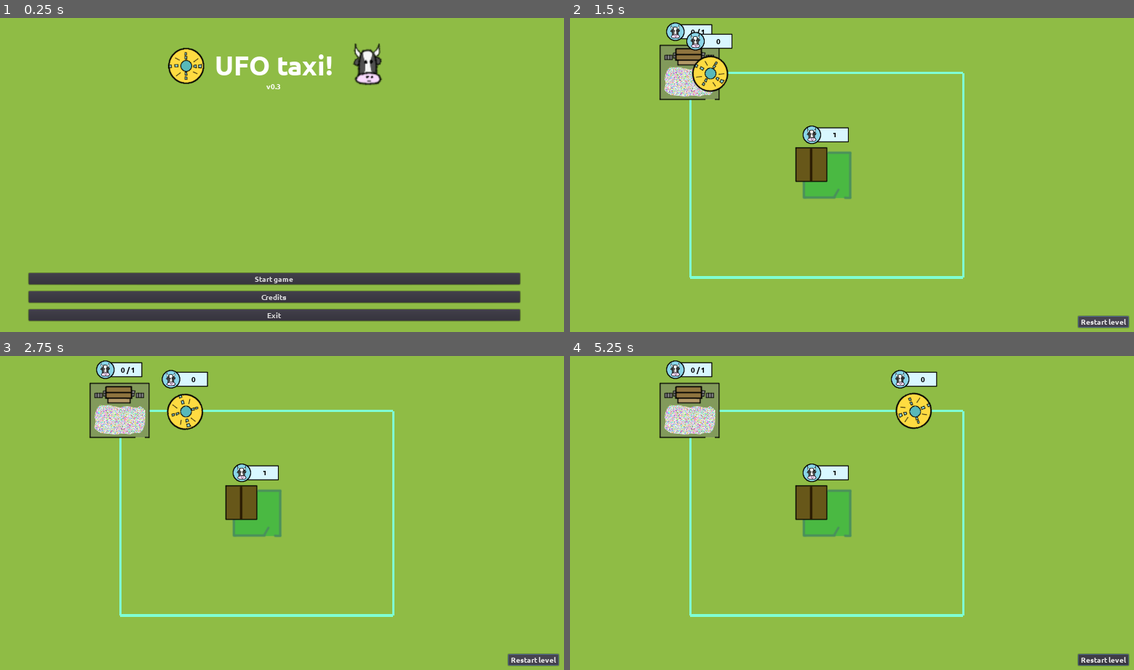
Above: before the commit, frames 1-4 (two rows, left to right).
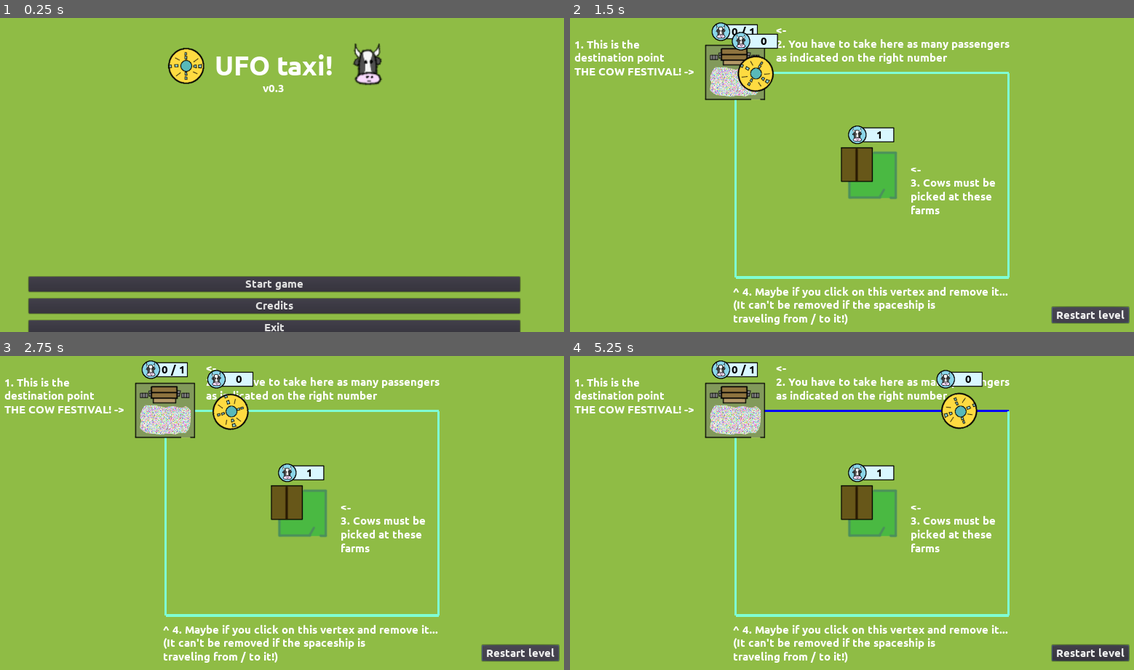
Above: after the commit, the same moments.

Repository: moisesjbc/ufo-taxi
Game: Godot game, scene res://menus/main_menu/main_menu.tscn
Two runs of this game, one before a commit and one after it. Both use one fixed random seed, a clock stepped at 60 frames per second and the inputs below.
Inputs (mouse positions are in pixels of both pictures, inside the frame that each line leads up to):
- Up to frame 1 (0.25 s): no input
- Up to frame 2 (1.5 s): click "Start game" at 0.5 s; click "Restart level" at 1.25 s
- Up to frame 3 (2.75 s): click "Restart level" at 2 s
- Up to frame 4 (5.25 s): click "Restart level" at 2.75 s; move the mouse to (970, 491) at 3.52 s; click (970, 491) at 3.67 s; move the mouse to (727, 522) at 4.27 s; click (727, 522) at 4.42 s; move the mouse to (902, 434) at 5.02 s; click (902, 434) at 5.17 s

The runs differ from the first frame. In frame 1, 13% of the frame differs, in the area x 4-93%, y 21-100%; in frame 2, 13%; in frame 3, 14%; in frame 4, 15%, in the area x 0-100%, y 1-99%.

Commit message:
Added texts to JSON and adjusted coordinates

Diff:
--- a/godot-project/fonts/ubuntu_dynamicfont.tres
+++ b/godot-project/fonts/ubuntu_dynamicfont.tres
@@ -3,4 +3,5 @@
 [ext_resource path="res://fonts/Ubuntu-B.ttf" type="DynamicFontData" id=1]
 
 [resource]
+size = 24
 font_data = ExtResource( 1 )
--- a/godot-project/gameplay/main/level.gd
+++ b/godot-project/gameplay/main/level.gd
@@ -38,6 +38,12 @@
 	self.level_index = level_index
 
 
+	for child in get_children():
+		child.queue_free()
+
+	self._set_texts_from_json(dict['texts'])
+
+
 func _read_vector2_list_from_json(json_list):
 	"""
 	Reads a list of tuples from the given JSON list and returns an array
@@ -51,6 +57,15 @@
 	return res
 
 
+func _set_texts_from_json(json_texts):
+	for json_text in json_texts:
+		var label = Label.new()
+		label.set_global_position(Vector2(json_text['position'][0], json_text['position'][1]))
+		label.set_size(Vector2(json_text['size'][0], json_text['size'][1]))
+		label.text = json_text['text']
+		add_child(label)
+
+
 func _get_level_filepath(campaign_index: int, level_index: int):
 	return "res://levels/campaign/campaign_" + str(campaign_index) + "/" + str(level_index) + ".json";
 
--- a/godot-project/gameplay/main/main.tscn
+++ b/godot-project/gameplay/main/main.tscn
@@ -43,10 +43,10 @@
 
 [node name="1" type="RichTextLabel" parent="levels/0"]
 visible = false
-margin_left = 45.0
-margin_top = 95.0
-margin_right = 289.0
-margin_bottom = 177.0
+margin_left = 47.0
+margin_top = 73.0
+margin_right = 357.0
+margin_bottom = 171.0
 text = "1. This is the
 destination point
 THE COW FESTIVAL! ->"
@@ -56,10 +56,10 @@
 
 [node name="2" type="RichTextLabel" parent="levels/0"]
 visible = false
-margin_left = 385.0
-margin_top = 46.0
-margin_right = 628.0
-margin_bottom = 167.0
+margin_left = 490.0
+margin_top = 42.0
+margin_right = 1025.0
+margin_bottom = 150.0
 bbcode_text = "<-
 2. You have to take here as many passengers as indicated on the right number"
 text = "<-
@@ -70,24 +70,25 @@
 
 [node name="3" type="RichTextLabel" parent="levels/0"]
 visible = false
-margin_left = 688.0
-margin_top = 346.0
-margin_right = 961.0
-margin_bottom = 522.0
+margin_left = 785.0
+margin_top = 348.0
+margin_right = 1108.0
+margin_bottom = 480.0
 text = "<-
 3. Cows must be
-picked at these farms"
+picked at these
+farms"
 __meta__ = {
 "_edit_use_anchors_": false
 }
 
 [node name="4" type="RichTextLabel" parent="levels/0"]
 visible = false
-margin_left = 499.941
-margin_top = 623.059
-margin_right = 927.941
-margin_bottom = 718.059
-text = "4. Maybe if you click on this vertex and remove it... ^
+margin_left = 395.0
+margin_top = 617.0
+margin_right = 1113.0
+margin_bottom = 725.0
+text = "^ 4. Maybe if you click on this vertex and remove it...
 (It can't be removed if the spaceship is
 traveling from / to it!)"
 __meta__ = {
@@ -190,10 +191,10 @@
 anchor_top = 1.0
 anchor_right = 1.0
 anchor_bottom = 1.0
-margin_left = -126.487
-margin_top = -35.4597
-margin_right = -34.4871
-margin_bottom = -15.4597
+margin_left = -184.021
+margin_top = -55.4899
+margin_right = -14.021
+margin_bottom = -20.4899
 text = "Restart level"
 __meta__ = {
 "_edit_use_anchors_": false
--- a/godot-project/levels/campaign/campaign_0/0.json
+++ b/godot-project/levels/campaign/campaign_0/0.json
@@ -1,14 +1,41 @@
 {
     "version": "0.3",
     "railtrack_nodes": [
-        [300, 150],
-	    [900, 150],
-	    [900, 600],
-	    [300, 600]
+        [400, 150],
+	    [1000, 150],
+	    [1000, 600],
+	    [400, 600]
     ],
     "pickup_area_positions": [
-        [600, 375]
+        [700, 375]
     ],
     "n_remaining_actions": null,
-    "area_51_positions": []
+    "area_51_positions": [],
+    "texts": [
+        {
+            "position": [47, 73],
+            "size": [310, 98],
+            "text": "1. This is the \ndestination point \nTHE COW FESTIVAL! ->"
+        },
+        {
+            "position": [490, 42],
+            "size": [535, 108],
+            "text": "<- \n2. You have to take here as many passengers \nas indicated on the right number"
+        },
+        {
+            "position": [785, 348],
+            "size": [323, 132],
+            "text": "<- \n3. Cows must be\npicked at these \nfarms"
+        },
+        {
+            "position": [395, 617],
+            "size": [718, 108],
+            "text": "^ 4. Maybe if you click on this vertex and remove it...\n(It can't be removed if the spaceship is \ntraveling from / to it!)"
+        },
+        {
+            "position": [457, 732],
+            "size": [401, 92],
+            "text": "5. You can always restart the level by cliking here ->"
+        }
+    ]
 }
--- a/godot-project/levels/campaign/campaign_0/1.json
+++ b/godot-project/levels/campaign/campaign_0/1.json
@@ -9,5 +9,22 @@
         [750, 300]
     ],
     "n_remaining_actions": null,
-    "area_51_positions": []
+    "area_51_positions": [],
+    "texts": [
+        {
+            "position": [430, 336],
+            "size": [172, 63],
+            "text": "1. You can add \nnew vertices too"
+        },
+        {
+            "position": [400, 432.865],
+            "size": [248, 21],
+            "text": "2. Click on this edge ->"
+        },
+        {
+            "position": [840, 280],
+            "size": [173.001, 95],
+            "text": "<- \n3. Click again close to\nthis farm  to create \nthe new vertex"
+        }
+    ]
 }
--- a/godot-project/levels/campaign/campaign_0/2.json
+++ b/godot-project/levels/campaign/campaign_0/2.json
@@ -1,18 +1,25 @@
 {
     "version": "0.3",
     "railtrack_nodes": [
-        [500, 150],
-	    [800, 200],
-	    [900, 400],
-	    [800, 600],
-	    [500, 700],
-	    [200, 600],
-	    [100, 400],
-	    [200, 200]
+        [650, 125],
+	    [950, 200],
+	    [1050, 400],
+	    [950, 600],
+	    [650, 700],
+	    [350, 600],
+	    [250, 400],
+	    [350, 200]
     ],
     "pickup_area_positions": [
-        [500, 470]
+        [650, 470]
     ],
     "n_remaining_actions": 2,
-    "area_51_positions": []
+    "area_51_positions": [],
+    "texts": [
+        {
+            "position": [7, 650],
+            "size": [659, 59],
+            "text": "1. From now on, all levels will have a maximum number of\nactions (add / remove vertex) allowed ->"
+        }
+    ]
 }
--- a/godot-project/levels/campaign/campaign_0/3.json
+++ b/godot-project/levels/campaign/campaign_0/3.json
@@ -1,19 +1,26 @@
 {
     "version": "0.3",
     "railtrack_nodes": [
-        [200, 200],
-	    [900, 200],
-	    [900, 500],
-	    [700, 650],
-	    [400, 650],
-	    [200, 500]
+        [350, 150],
+	    [1050, 150],
+	    [1050, 450],
+	    [850, 600],
+	    [550, 600],
+	    [350, 450]
     ],
     "pickup_area_positions": [
-        [700, 500],
-	    [400, 500]
+        [850, 450],
+	    [550, 450]
     ],
     "n_remaining_actions": null,
     "area_51_positions": [
-        [550, 650]
+        [700, 600]
+    ],
+    "texts": [
+        {
+            "position": [400, 610],
+            "size": [150, 22],
+            "text": "1. Avoid these! ->"
+        }
     ]
 }
--- a/godot-project/menus/main_menu/main_menu.tscn
+++ b/godot-project/menus/main_menu/main_menu.tscn
@@ -33,7 +33,7 @@
 margin_left = 100.0
 margin_top = 100.0
 margin_right = 1180.0
-margin_bottom = 696.0
+margin_bottom = 723.0
 custom_constants/separation = 400
 
 [node name="title_container" type="CenterContainer" parent="margin_container/vbox_container"]
@@ -75,24 +75,24 @@
 [node name="buttons_container" type="VBoxContainer" parent="margin_container/vbox_container"]
 margin_top = 491.0
 margin_right = 1080.0
-margin_bottom = 596.0
+margin_bottom = 623.0
 custom_constants/separation = 15
 
 [node name="start_game_button" type="Button" parent="margin_container/vbox_container/buttons_container"]
 margin_right = 1080.0
-margin_bottom = 25.0
+margin_bottom = 34.0
 text = "Start game"
 
 [node name="credits_button" type="Button" parent="margin_container/vbox_container/buttons_container"]
-margin_top = 40.0
+margin_top = 49.0
 margin_right = 1080.0
-margin_bottom = 65.0
+margin_bottom = 83.0
 text = "Credits"
 
 [node name="exit_button" type="Button" parent="margin_container/vbox_container/buttons_container"]
-margin_top = 80.0
+margin_top = 98.0
 margin_right = 1080.0
-margin_bottom = 105.0
+margin_bottom = 132.0
 text = "Exit"
 [connection signal="pressed" from="margin_container/vbox_container/buttons_container/start_game_button" to="." method="_on_start_game_button_pressed"]
 [connection signal="pressed" from="margin_container/vbox_container/buttons_container/credits_button" to="." method="_on_credits_button_pressed"]
--- a/godot-project/project.godot
+++ b/godot-project/project.godot
@@ -28,7 +28,7 @@
 window/size/width=1280
 window/size/height=720
 window/stretch/mode="2d"
-window/stretch/aspect="keep_width"
+window/stretch/aspect="keep"
 
 [gui]
 
